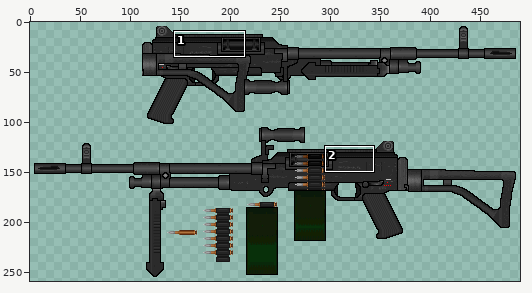
Sprite sheet: FX_C1.png. Above: a wide view before the commit, with the close-up outlined.
Close-up. The starting point:
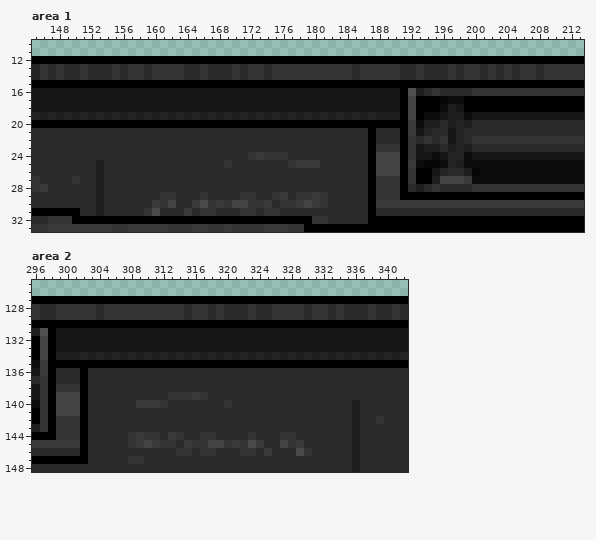
The file is 490x260 pixels. Colours within 5 levels of each other are drawn and written as one. Shown: area 1: x 145..213, y 10..33; area 2: x 296..342, y 125..148. The wide view leaves out empty margins.
Once edited:
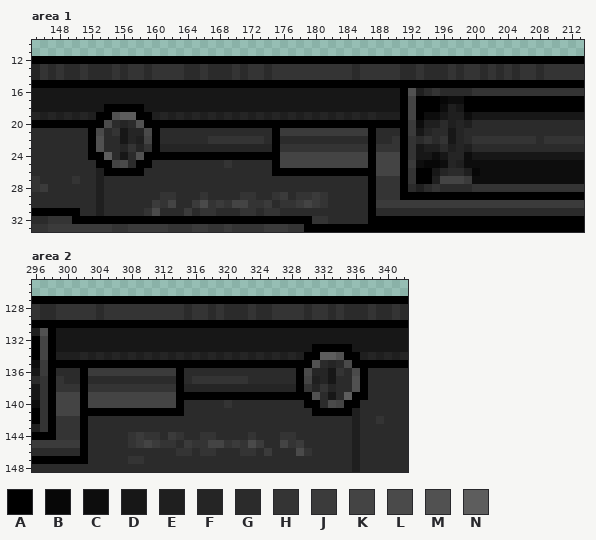
Palette (. is transparent): A #000000  B #070707  C #0d0d0d  D #171717  E #1f1f1f  F #252525  G #2b2b2b  H #343434  J #3b3b3b  K #444444  L #4a4a4a  M #515151  N #5d5d5d
Diff:
Changed rows in their new state; - is an unchanged pixel.
Area 1:
first column x 152:
18 --AAAAA--------------------------------------------------
19 -AAMNNAA-------------------------------------------------
20 --LGFGM--------------------------------------------------
21 AL-HDFFLA--------------AJJJJJJJJJJJ----------------------
22 AM--DFEKA------HHHHHHH-A--------------H-----------------G
23 AM--FHFHAFFFFFFFFFFFFFFAHHHHHHHHHHH----------------------
24 AAN-D-MAAAAAAAAAAAAAAAAAKKKKKKKKKKK----------------------
25 -AAKL-AA---------------AKKKKKKKKKKK----------------------
26 --AAAAA----------------AAAAAAAAAAAA----------------------
Area 2:
first column x 299:
133 --------------------------------AAAAA--
134 -------------------------------AANNMAA-
135 --------------------------------MGFGL--
136 ----JJJJJJJJJJJA--------------ALFFDH-LA
137 H--------------A-HHHHHHH------AKEFD--MA
138 ----HHHHHHHHHHHAFFFFFFFFFFFFFFAHFHF--MA
139 ----KKKKKKKKKKKAAAAAAAAAAAAAAAAAM-D-NAA
140 ----KKKKKKKKKKKA---------------AA-LKAA-
141 ----AAAAAAAAAAAA----------------AAAAA--
Changed places in both close-ups, as pixel boxes (x1, y1, x2, y2):
changed: (88, 104, 368, 176)
changed: (392, 136, 400, 144)
changed: (536, 136, 544, 144)
changed: (56, 344, 368, 416)
